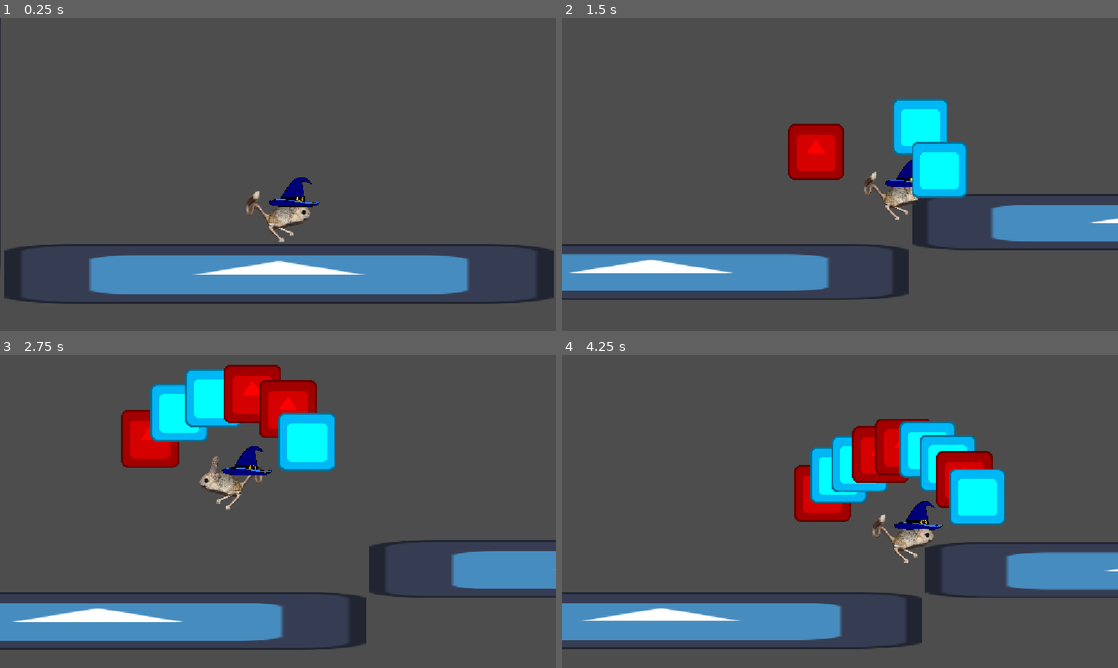
Above: before the commit, frames 1-4 (two rows, left to right).
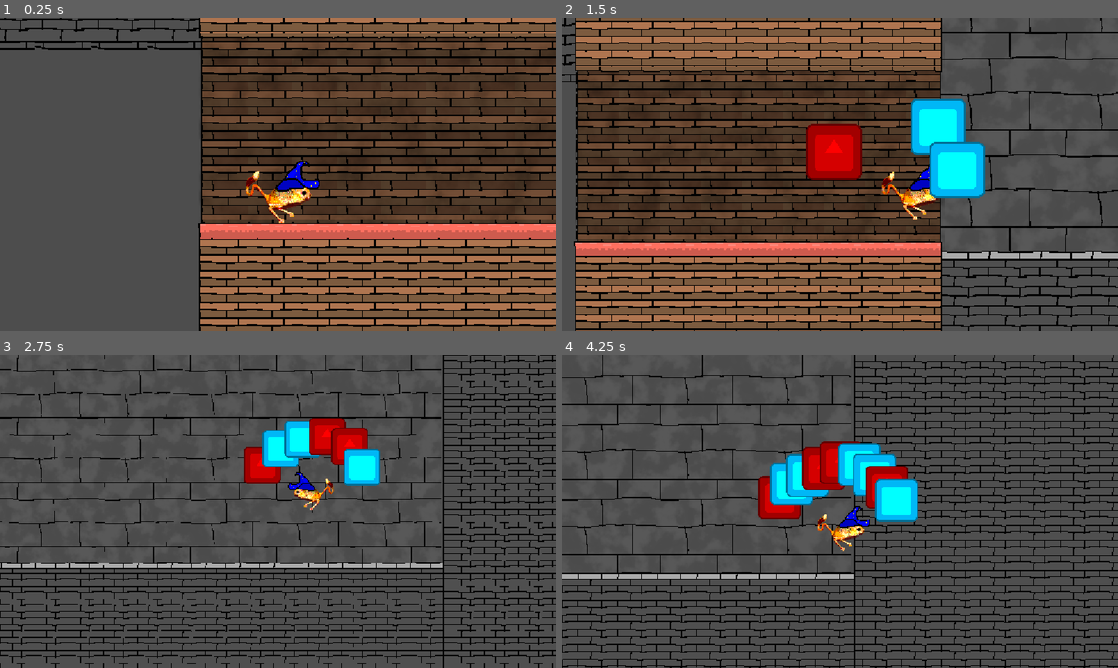
Above: after the commit, the same moments.

Repository: Kaplin86/magical-jerboa
Game: Godot game, scene res://scenes/main.tscn
Two runs of this game, one before a commit and one after it. Both use one fixed random seed, a clock stepped at 60 frames per second and the inputs below. Before the commit the project starts from res://testiung.tscn. The engine's default icon, where the game draws it, is replaced by a stand-in: a white triangle on a blue panel in a dark square.
Inputs (mouse positions are in pixels of both pictures, inside the frame that each line leads up to):
- Up to frame 1 (0.25 s): no input
- Up to frame 2 (1.5 s): tap Enter at 0.5 s; move the mouse to (962, 158) at 0.52 s; hold Right (right) from 0.53 s (still down); tap Q (a) at 0.6 s; click (962, 158) at 0.67 s; tap Up at 0.77 s; tap E (b) at 0.8, 1.35 s; move the mouse to (728, 190) at 1.27 s
- Up to frame 3 (2.75 s): tap Up at 1.52 s; tap Q (a) at 1.55, 2.1 s; move the mouse to (333, 442) at 2.02 s; release Right (right) at 2.03 s; hold Left (left) from 2.03 s (still down); tap E (b) at 2.3 s
- Up to frame 4 (4.25 s): move the mouse to (812, 574) at 2.77 s; release Left (left) at 2.78 s; hold Right (right) from 2.78 s (still down); tap E (b) at 2.85, 3.8 s; click (812, 574) at 2.92 s; tap Up at 3.02, 3.77 s; tap Q (a) at 3.05 s; move the mouse to (1006, 558) at 3.52 s; tap Alt at 3.6 s

The runs differ from the first frame. In frame 1, 68% of the frame differs, in the area x 0-100%, y 0-100%; in frame 2, 74%; in frame 3, 38%; in frame 4, 39%.

Commit message:
cool walls

Diff:
--- a/project.godot
+++ b/project.godot
@@ -11,7 +11,7 @@
 [application]
 
 config/name="Magical Jerboa"
-run/main_scene="uid://dfbfddv37wwsi"
+run/main_scene="uid://qncvxxlewi13"
 config/features=PackedStringArray("4.7", "Forward Plus")
 config/icon="res://icon.svg"
 
@@ -74,4 +74,5 @@
 
 [rendering]
 
+textures/canvas_textures/default_texture_filter=0
 rendering_device/driver.windows="d3d12"
--- /dev/null
+++ b/scenes/inbetween_room.tscn
@@ -0,0 +1,112 @@
+[gd_scene format=3 uid="uid://bwocctxqtkuur"]
+
+[ext_resource type="Texture2D" uid="uid://48i25xi4mnf2" path="res://art/wood.png" id="1_hopku"]
+[ext_resource type="Texture2D" uid="uid://cpx5gkeslh2fr" path="res://art/carpetwood.png" id="2_8vh44"]
+[ext_resource type="Script" uid="uid://cpb23m2i0m2f8" path="res://scripts/zoomTrigger.gd" id="3_8vh44"]
+
+[sub_resource type="Gradient" id="Gradient_62yky"]
+offsets = PackedFloat32Array(0, 0.448, 1)
+colors = PackedColorArray(0, 0, 0, 0.32156864, 0, 0, 0, 0.05882353, 1, 1, 1, 0)
+
+[sub_resource type="FastNoiseLite" id="FastNoiseLite_mm1bc"]
+frequency = 0.0106
+
+[sub_resource type="NoiseTexture2D" id="NoiseTexture2D_8vh44"]
+noise = SubResource("FastNoiseLite_mm1bc")
+color_ramp = SubResource("Gradient_62yky")
+seamless = true
+
+[sub_resource type="RectangleShape2D" id="RectangleShape2D_4kxuq"]
+size = Vector2(843.5, 431)
+
+[sub_resource type="RectangleShape2D" id="RectangleShape2D_rk65x"]
+size = Vector2(43, 402)
+
+[node name="InbetweenRoom" type="Node2D" unique_id=142929678]
+
+[node name="NinePatchRect" type="NinePatchRect" parent="." unique_id=971323436]
+self_modulate = Color(0.6536162, 0.6536162, 0.6536162, 1)
+offset_left = -417.0
+offset_top = -238.0
+offset_right = 437.0
+offset_bottom = 190.0
+texture = ExtResource("1_hopku")
+region_rect = Rect2(0, 0, 116.53415, 81.42607)
+patch_margin_left = 8
+patch_margin_top = 16
+patch_margin_right = 14
+patch_margin_bottom = 13
+axis_stretch_horizontal = 1
+axis_stretch_vertical = 1
+
+[node name="TextureRect" type="TextureRect" parent="NinePatchRect" unique_id=1679441805]
+layout_mode = 1
+anchors_preset = 15
+anchor_right = 1.0
+anchor_bottom = 1.0
+grow_horizontal = 2
+grow_vertical = 2
+texture = SubResource("NoiseTexture2D_8vh44")
+stretch_mode = 1
+
+[node name="NinePatchRect2" type="NinePatchRect" parent="." unique_id=967874731]
+offset_left = -421.0
+offset_top = 182.0
+offset_right = 436.0
+offset_bottom = 2509.0
+texture = ExtResource("2_8vh44")
+region_rect = Rect2(0, 0, 114.42381, 81.42607)
+patch_margin_left = 8
+patch_margin_top = 35
+patch_margin_right = 10
+patch_margin_bottom = 13
+axis_stretch_horizontal = 1
+axis_stretch_vertical = 1
+
+[node name="NinePatchRect3" type="NinePatchRect" parent="." unique_id=410349252]
+offset_left = -421.0
+offset_top = -2532.0
+offset_right = 436.0
+offset_bottom = -205.0
+texture = ExtResource("2_8vh44")
+region_rect = Rect2(0, 0, 114.42381, 81.42607)
+patch_margin_left = 8
+patch_margin_top = 35
+patch_margin_right = 10
+patch_margin_bottom = 13
+axis_stretch_horizontal = 1
+axis_stretch_vertical = 1
+
+[node name="Marker2D" type="Marker2D" parent="." unique_id=1863257967]
+position = Vector2(427, -25)
+
+[node name="StaticBody2D" type="StaticBody2D" parent="." unique_id=423370055]
+
+[node name="CollisionShape2D" type="CollisionShape2D" parent="StaticBody2D" unique_id=362338044]
+position = Vector2(4.25, 400.5)
+shape = SubResource("RectangleShape2D_4kxuq")
+
+[node name="CollisionShape2D2" type="CollisionShape2D" parent="StaticBody2D" unique_id=644645259]
+position = Vector2(5, -429)
+shape = SubResource("RectangleShape2D_4kxuq")
+
+[node name="Area2D" type="Area2D" parent="." unique_id=393896473]
+position = Vector2(-393, -16)
+script = ExtResource("3_8vh44")
+zoom = 1.5
+
+[node name="CollisionShape2D" type="CollisionShape2D" parent="Area2D" unique_id=721198381]
+shape = SubResource("RectangleShape2D_rk65x")
+
+[node name="Area2D2" type="Area2D" parent="." unique_id=1387867911]
+position = Vector2(405, -16)
+script = ExtResource("3_8vh44")
+zoom = 1.5
+
+[node name="CollisionShape2D" type="CollisionShape2D" parent="Area2D2" unique_id=300450775]
+shape = SubResource("RectangleShape2D_rk65x")
+
+[connection signal="area_entered" from="Area2D" to="Area2D" method="_on_area_entered"]
+[connection signal="body_entered" from="Area2D" to="Area2D" method="_on_body_entered"]
+[connection signal="area_entered" from="Area2D2" to="Area2D2" method="_on_area_entered"]
+[connection signal="body_entered" from="Area2D2" to="Area2D2" method="_on_body_entered"]
--- /dev/null
+++ b/scenes/main.tscn
@@ -0,0 +1,22 @@
+[gd_scene format=3 uid="uid://qncvxxlewi13"]
+
+[ext_resource type="PackedScene" uid="uid://bihvc4rrlp2ua" path="res://scenes/rooms/bigJumpRoomOne.tscn" id="1_o5qli"]
+[ext_resource type="PackedScene" uid="uid://djpj3uvtlnmfa" path="res://scenes/player/jerboa.tscn" id="2_sugp2"]
+[ext_resource type="Script" uid="uid://vymndjqb0srr" path="res://scripts/spellManager.gd" id="3_jyhfs"]
+[ext_resource type="PackedScene" uid="uid://bwocctxqtkuur" path="res://scenes/inbetween_room.tscn" id="4_jyhfs"]
+
+[node name="Node2D" type="Node2D" unique_id=1805573875]
+
+[node name="BigJumpRoom" parent="." unique_id=684584116 instance=ExtResource("1_o5qli")]
+position = Vector2(879, 539)
+
+[node name="InbetweenRoom" parent="." unique_id=142929678 instance=ExtResource("4_jyhfs")]
+position = Vector2(-411, 427)
+
+[node name="CharacterBody2D" parent="." unique_id=587312162 instance=ExtResource("2_sugp2")]
+position = Vector2(-661, 433)
+
+[node name="Node2D" type="Node2D" parent="." unique_id=173448424 node_paths=PackedStringArray("jerboa")]
+position = Vector2(-661, 433)
+script = ExtResource("3_jyhfs")
+jerboa = NodePath("../CharacterBody2D")
--- /dev/null
+++ b/scenes/player/jerboa.tscn
@@ -0,0 +1,32 @@
+[gd_scene format=3 uid="uid://djpj3uvtlnmfa"]
+
+[ext_resource type="Script" uid="uid://wagjw523qaxp" path="res://scripts/jerboa.gd" id="1_38uba"]
+[ext_resource type="Texture2D" uid="uid://blpre7sj5d5qq" path="res://tempAssetsReplaceLater/largest-jerb.png" id="2_c6qlh"]
+[ext_resource type="Texture2D" uid="uid://5yl3tp6intq6" path="res://tempAssetsReplaceLater/magician-41104_1280.png" id="3_r3oju"]
+
+[sub_resource type="CapsuleShape2D" id="CapsuleShape2D_4kxuq"]
+radius = 34.0
+height = 118.0
+
+[node name="CharacterBody2D" type="CharacterBody2D" unique_id=587312162]
+script = ExtResource("1_38uba")
+
+[node name="RemoteTransform2D" type="RemoteTransform2D" parent="." unique_id=1798339457]
+remote_path = NodePath("../../Node2D")
+
+[node name="Icon" type="Sprite2D" parent="." unique_id=1861237874]
+scale = Vector2(0.3563478, 0.3563478)
+texture = ExtResource("2_c6qlh")
+
+[node name="Magician411041280" type="Sprite2D" parent="Icon" unique_id=2145412780]
+position = Vector2(126.2811, -112.24987)
+scale = Vector2(2.62, 2.62)
+texture = ExtResource("3_r3oju")
+region_enabled = true
+region_rect = Rect2(0, 0, 116, 75)
+
+[node name="CollisionShape2D" type="CollisionShape2D" parent="." unique_id=1821167353]
+shape = SubResource("CapsuleShape2D_4kxuq")
+
+[node name="Camera2D" type="Camera2D" parent="." unique_id=55762337]
+position_smoothing_enabled = true
--- /dev/null
+++ b/scenes/rooms/bigJumpRoomOne.tscn
@@ -0,0 +1,119 @@
+[gd_scene format=3 uid="uid://bihvc4rrlp2ua"]
+
+[ext_resource type="Texture2D" uid="uid://ct0vgv2anombl" path="res://art/graybricks.png" id="1_jrf43"]
+[ext_resource type="Texture2D" uid="uid://bxfxagedwy05l" path="res://art/ninceslice.png" id="2_y45pq"]
+[ext_resource type="Script" uid="uid://cpb23m2i0m2f8" path="res://scripts/zoomTrigger.gd" id="3_r2y5t"]
+
+[sub_resource type="Gradient" id="Gradient_r2y5t"]
+offsets = PackedFloat32Array(0, 0.448, 1)
+colors = PackedColorArray(0, 0, 0, 0.12941177, 0.04, 0.04, 0.04, 0.1242353, 1, 1, 1, 0)
+
+[sub_resource type="FastNoiseLite" id="FastNoiseLite_38p6l"]
+frequency = 0.0106
+
+[sub_resource type="NoiseTexture2D" id="NoiseTexture2D_y45pq"]
+noise = SubResource("FastNoiseLite_38p6l")
+color_ramp = SubResource("Gradient_r2y5t")
+seamless = true
+
+[sub_resource type="RectangleShape2D" id="RectangleShape2D_4kxuq"]
+size = Vector2(1802, 658)
+
+[sub_resource type="RectangleShape2D" id="RectangleShape2D_y45pq"]
+size = Vector2(1802, 4413)
+
+[sub_resource type="RectangleShape2D" id="RectangleShape2D_r2y5t"]
+size = Vector2(1802, 3350.5)
+
+[sub_resource type="RectangleShape2D" id="RectangleShape2D_mti6b"]
+size = Vector2(43, 402)
+
+[node name="BigJumpRoom" type="Node2D" unique_id=684584116]
+
+[node name="Graybricks" type="TextureRect" parent="." unique_id=904852811]
+offset_left = -893.0
+offset_top = -3323.0
+offset_right = 898.0
+offset_bottom = 107.0
+texture = ExtResource("1_jrf43")
+stretch_mode = 1
+
+[node name="TextureRect" type="TextureRect" parent="Graybricks" unique_id=1993007014]
+layout_mode = 1
+anchors_preset = 15
+anchor_right = 1.0
+anchor_bottom = 1.0
+grow_horizontal = 2
+grow_vertical = 2
+texture = SubResource("NoiseTexture2D_y45pq")
+stretch_mode = 1
+
+[node name="EntrancePoint" type="Marker2D" parent="." unique_id=294045691]
+position = Vector2(-862, -137)
+
+[node name="NinePatchRect" type="NinePatchRect" parent="." unique_id=1687841112]
+offset_left = -897.0
+offset_top = 93.0
+offset_right = 967.0
+offset_bottom = 744.0
+texture = ExtResource("2_y45pq")
+region_rect = Rect2(2.78, 1.113, 134.75, 95.603)
+patch_margin_left = 10
+patch_margin_top = 28
+patch_margin_right = 6
+patch_margin_bottom = 23
+axis_stretch_horizontal = 1
+axis_stretch_vertical = 1
+
+[node name="NinePatchRect2" type="NinePatchRect" parent="." unique_id=178422450]
+offset_left = 905.0
+offset_top = -3654.0
+offset_right = 2702.0
+offset_bottom = 745.0
+texture = ExtResource("2_y45pq")
+region_rect = Rect2(2.78, 1.113, 134.75, 95.603)
+patch_margin_left = 10
+patch_margin_top = 28
+patch_margin_right = 6
+patch_margin_bottom = 23
+axis_stretch_horizontal = 1
+axis_stretch_vertical = 1
+
+[node name="NinePatchRect3" type="NinePatchRect" parent="." unique_id=4435852]
+offset_left = -2659.0
+offset_top = -3654.0
+offset_right = -862.0
+offset_bottom = -295.0
+texture = ExtResource("2_y45pq")
+region_rect = Rect2(2.78, 1.113, 134.75, 95.603)
+patch_margin_left = 10
+patch_margin_top = 28
+patch_margin_right = 6
+patch_margin_bottom = 23
+axis_stretch_horizontal = 1
+axis_stretch_vertical = 1
+
+[node name="StaticBody2D" type="StaticBody2D" parent="." unique_id=1998722628]
+
+[node name="CollisionShape2D" type="CollisionShape2D" parent="StaticBody2D" unique_id=120906191]
+position = Vector2(11, 419)
+shape = SubResource("RectangleShape2D_4kxuq")
+
+[node name="CollisionShape2D2" type="CollisionShape2D" parent="StaticBody2D" unique_id=961349340]
+position = Vector2(1801, -1450.5)
+shape = SubResource("RectangleShape2D_y45pq")
+
+[node name="CollisionShape2D3" type="CollisionShape2D" parent="StaticBody2D" unique_id=1158761562]
+position = Vector2(-1743, -1979.25)
+shape = SubResource("RectangleShape2D_r2y5t")
+
+[node name="Area2D" type="Area2D" parent="." unique_id=1912500670]
+position = Vector2(-782, -115)
+script = ExtResource("3_r2y5t")
+zoom = 0.735
+
+[node name="CollisionShape2D" type="CollisionShape2D" parent="Area2D" unique_id=30821577]
+shape = SubResource("RectangleShape2D_mti6b")
+
+[connection signal="area_entered" from="Area2D" to="Area2D" method="_on_area_entered"]
+[connection signal="body_entered" from="Area2D" to="Area2D" method="_on_body_entered"]
--- a/scripts/jerboa.gd
+++ b/scripts/jerboa.gd
@@ -5,6 +5,7 @@
 var horizSpeed = 300
 
 var left = false
+var flatlineZoom = 1
 
 func _physics_process(delta: float) -> void:
 	if is_on_floor():
@@ -20,9 +21,9 @@
 	if !is_on_floor():
 		velocity += get_gravity()
 
-	$Icon.flip_h = velocity.x < 0
+	$Icon.scale.x = lerp(-0.356,0.356,!left)
 	move_and_slide()
 
 	var dist = lerp(0.0,-0.5,(global_position.distance_to($Camera2D.get_screen_center_position()) / 700.0))
 	#print($Camera2D.get_screen_center_position())
-	$Camera2D.zoom = lerp($Camera2D.zoom, Vector2.ONE * (dist + 1), delta * 3)
+	$Camera2D.zoom = lerp($Camera2D.zoom, Vector2.ONE * (dist + flatlineZoom), delta * 3)
--- a/scripts/spellManager.gd
+++ b/scripts/spellManager.gd
@@ -28,6 +28,7 @@
 			new.jerboa = jerboa
 			add_sibling(new)
 
+		print("cast")
 		inputStream.clear()
 		for I in get_children(): I.queue_free()
 
--- a/scripts/stairwaycreation.gd
+++ b/scripts/stairwaycreation.gd
@@ -5,3 +5,5 @@
 		global_position = jerboa.global_position + Vector2(250,0)
 	else:
 		global_position = jerboa.global_position - Vector2(250,0)
+	await get_tree().create_timer(20).timeout
+	queue_free()
--- /dev/null
+++ b/scripts/zoomTrigger.gd
@@ -0,0 +1,7 @@
+extends Area2D
+
+@export var zoom = 1.0
+
+func _on_body_entered(body: Node2D) -> void:
+	if body is JerboaPlayer:
+		body.flatlineZoom = zoom
--- a/testiung.tscn
+++ b/testiung.tscn
@@ -1,10 +1,22 @@
 [gd_scene format=3 uid="uid://dfbfddv37wwsi"]
 
+[ext_resource type="Texture2D" uid="uid://ct0vgv2anombl" path="res://art/graybricks.png" id="1_us06y"]
 [ext_resource type="Texture2D" uid="uid://btgbchle10jm5" path="res://icon.svg" id="1_ydm5q"]
-[ext_resource type="Script" uid="uid://wagjw523qaxp" path="res://scripts/jerboa.gd" id="2_tv4r8"]
-[ext_resource type="Texture2D" uid="uid://blpre7sj5d5qq" path="res://tempAssetsReplaceLater/largest-jerb.png" id="3_e7e8d"]
-[ext_resource type="Texture2D" uid="uid://5yl3tp6intq6" path="res://tempAssetsReplaceLater/magician-41104_1280.png" id="4_kucxm"]
+[ext_resource type="Texture2D" uid="uid://bxfxagedwy05l" path="res://art/ninceslice.png" id="2_m17jy"]
+[ext_resource type="PackedScene" uid="uid://djpj3uvtlnmfa" path="res://scenes/player/jerboa.tscn" id="4_o3a68"]
 [ext_resource type="Script" uid="uid://vymndjqb0srr" path="res://scripts/spellManager.gd" id="5_o3a68"]
+
+[sub_resource type="Gradient" id="Gradient_75yfb"]
+offsets = PackedFloat32Array(0, 0.448, 1)
+colors = PackedColorArray(0, 0, 0, 0.12941177, 0.04, 0.04, 0.04, 0.1242353, 1, 1, 1, 0)
+
+[sub_resource type="FastNoiseLite" id="FastNoiseLite_axs37"]
+frequency = 0.0106
+
+[sub_resource type="NoiseTexture2D" id="NoiseTexture2D_mti6b"]
+noise = SubResource("FastNoiseLite_axs37")
+color_ramp = SubResource("Gradient_75yfb")
+seamless = true
 
 [sub_resource type="RectangleShape2D" id="RectangleShape2D_4kxuq"]
 size = Vector2(129.72682, 131)
@@ -12,20 +24,46 @@
 [sub_resource type="RectangleShape2D" id="RectangleShape2D_o3a68"]
 size = Vector2(129.72682, 131)
 
-[sub_resource type="CapsuleShape2D" id="CapsuleShape2D_4kxuq"]
-radius = 34.0
-height = 118.0
-
 [node name="Node2D" type="Node2D" unique_id=1532642784]
 
-[node name="Icon" type="Sprite2D" parent="." unique_id=701989446]
-position = Vector2(579, 660)
-scale = Vector2(9.265625, 1)
-texture = ExtResource("1_ydm5q")
-
-[node name="StaticBody2D" type="StaticBody2D" parent="Icon" unique_id=243377160]
-
-[node name="CollisionShape2D" type="CollisionShape2D" parent="Icon/StaticBody2D" unique_id=525916528]
+[node name="Graybricks" type="TextureRect" parent="." unique_id=2099549265]
+offset_left = -45.0
+offset_top = -2719.0
+offset_right = 6570.0
+offset_bottom = 711.0
+texture = ExtResource("1_us06y")
+stretch_mode = 1
+
+[node name="TextureRect" type="TextureRect" parent="Graybricks" unique_id=1644749539]
+layout_mode = 1
+anchors_preset = 15
+anchor_right = 1.0
+anchor_bottom = 1.0
+grow_horizontal = 2
+grow_vertical = 2
+texture = SubResource("NoiseTexture2D_mti6b")
+stretch_mode = 1
+
+[node name="NinePatchRect" type="NinePatchRect" parent="." unique_id=780359705]
+modulate = Color(1.3991334, 1.3991334, 1.3991334, 1)
+offset_left = -19.0
+offset_top = 590.0
+offset_right = 1179.0
+offset_bottom = 1717.0
+texture = ExtResource("2_m17jy")
+region_rect = Rect2(2.78, 1.113, 134.75, 95.603)
+patch_margin_left = 10
+patch_margin_top = 28
+patch_margin_right = 6
+patch_margin_bottom = 23
+axis_stretch_horizontal = 1
+axis_stretch_vertical = 1
+
+[node name="StaticBody2D" type="StaticBody2D" parent="NinePatchRect" unique_id=243377160]
+position = Vector2(598, 70)
+scale = Vector2(9.265625, 1)
+
+[node name="CollisionShape2D" type="CollisionShape2D" parent="NinePatchRect/StaticBody2D" unique_id=525916528]
 position = Vector2(0.107925415, -2.5)
 shape = SubResource("RectangleShape2D_4kxuq")
 
@@ -40,6 +78,50 @@
 position = Vector2(0.107925415, -2.5)
 shape = SubResource("RectangleShape2D_4kxuq")
 
+[node name="Icon7" type="Sprite2D" parent="." unique_id=1961083988]
+position = Vector2(4229, -635)
+scale = Vector2(9.265625, 1)
+texture = ExtResource("1_ydm5q")
+
+[node name="StaticBody2D" type="StaticBody2D" parent="Icon7" unique_id=34051513]
+
+[node name="CollisionShape2D" type="CollisionShape2D" parent="Icon7/StaticBody2D" unique_id=751370664]
+position = Vector2(0.107925415, -2.5)
+shape = SubResource("RectangleShape2D_4kxuq")
+
+[node name="Icon8" type="Sprite2D" parent="." unique_id=445359798]
+position = Vector2(5380, -647)
+scale = Vector2(9.265625, 1)
+texture = ExtResource("1_ydm5q")
+
+[node name="StaticBody2D" type="StaticBody2D" parent="Icon8" unique_id=62880960]
+
+[node name="CollisionShape2D" type="CollisionShape2D" parent="Icon8/StaticBody2D" unique_id=642612480]
+position = Vector2(0.107925415, -2.5)
+shape = SubResource("RectangleShape2D_4kxuq")
+
+[node name="Icon9" type="Sprite2D" parent="." unique_id=554573209]
+position = Vector2(5863, -769)
+scale = Vector2(9.265625, 1)
+texture = ExtResource("1_ydm5q")
+
+[node name="StaticBody2D" type="StaticBody2D" parent="Icon9" unique_id=251266595]
+
+[node name="CollisionShape2D" type="CollisionShape2D" parent="Icon9/StaticBody2D" unique_id=176480084]
+position = Vector2(0.107925415, -2.5)
+shape = SubResource("RectangleShape2D_4kxuq")
+
+[node name="Icon10" type="Sprite2D" parent="." unique_id=1572947180]
+position = Vector2(5856, -855)
+scale = Vector2(9.265625, 1)
+texture = ExtResource("1_ydm5q")
+
+[node name="StaticBody2D" type="StaticBody2D" parent="Icon10" unique_id=1810756904]
+
+[node name="CollisionShape2D" type="CollisionShape2D" parent="Icon10/StaticBody2D" unique_id=2130141062]
+position = Vector2(0.107925415, -2.5)
+shape = SubResource("RectangleShape2D_4kxuq")
+
 [node name="Icon6" type="Sprite2D" parent="." unique_id=796640925]
 position = Vector2(2959, -97)
 scale = Vector2(9.265625, 1)
@@ -52,14 +134,14 @@
 shape = SubResource("RectangleShape2D_o3a68")
 one_way_collision = true
 
-[node name="Icon7" type="Sprite2D" parent="." unique_id=199032642]
-position = Vector2(4201, -620)
-scale = Vector2(9.265625, 1)
-texture = ExtResource("1_ydm5q")
-
-[node name="StaticBody2D" type="StaticBody2D" parent="Icon7" unique_id=1484129986]
-
-[node name="CollisionShape2D" type="CollisionShape2D" parent="Icon7/StaticBody2D" unique_id=2078812448]
+[node name="Icon11" type="Sprite2D" parent="." unique_id=1633973370]
+position = Vector2(4779, -1264)
+scale = Vector2(9.265625, 1)
+texture = ExtResource("1_ydm5q")
+
+[node name="StaticBody2D" type="StaticBody2D" parent="Icon11" unique_id=1618418132]
+
+[node name="CollisionShape2D" type="CollisionShape2D" parent="Icon11/StaticBody2D" unique_id=1054621993]
 position = Vector2(0.107925415, -2.5)
 shape = SubResource("RectangleShape2D_o3a68")
 one_way_collision = true
@@ -88,6 +170,18 @@
 position = Vector2(0.107925415, -2.5)
 shape = SubResource("RectangleShape2D_4kxuq")
 
+[node name="Icon12" type="Sprite2D" parent="." unique_id=611901302]
+position = Vector2(5317, -1796)
+rotation = 1.5707964
+scale = Vector2(9.265625, 1)
+texture = ExtResource("1_ydm5q")
+
+[node name="StaticBody2D" type="StaticBody2D" parent="Icon12" unique_id=46088201]
+
+[node name="CollisionShape2D" type="CollisionShape2D" parent="Icon12/StaticBody2D" unique_id=1254264818]
+position = Vector2(0.107925415, -2.5)
+shape = SubResource("RectangleShape2D_4kxuq")
+
 [node name="Icon3" type="Sprite2D" parent="." unique_id=821920323]
 position = Vector2(2959, 434)
 scale = Vector2(9.265625, 1)
@@ -99,29 +193,10 @@
 position = Vector2(0.107925415, -2.5)
 shape = SubResource("RectangleShape2D_4kxuq")
 
-[node name="CharacterBody2D" type="CharacterBody2D" parent="." unique_id=1022999644]
+[node name="CharacterBody2D" parent="." unique_id=587312162 instance=ExtResource("4_o3a68")]
 position = Vector2(577, 323)
-script = ExtResource("2_tv4r8")
-
-[node name="RemoteTransform2D" type="RemoteTransform2D" parent="CharacterBody2D" unique_id=337905870]
-remote_path = NodePath("../../Node2D")
-
-[node name="Icon" type="Sprite2D" parent="CharacterBody2D" unique_id=1747218703]
-scale = Vector2(0.3563478, 0.3563478)
-texture = ExtResource("3_e7e8d")
-
-[node name="Magician411041280" type="Sprite2D" parent="CharacterBody2D/Icon" unique_id=834026802]
-position = Vector2(98.21864, -140.31235)
-scale = Vector2(0.24098268, 0.15015292)
-texture = ExtResource("4_kucxm")
-
-[node name="CollisionShape2D" type="CollisionShape2D" parent="CharacterBody2D" unique_id=651467562]
-shape = SubResource("CapsuleShape2D_4kxuq")
-
-[node name="Camera2D" type="Camera2D" parent="CharacterBody2D" unique_id=1476995843]
-position_smoothing_enabled = true
 
 [node name="Node2D" type="Node2D" parent="." unique_id=135685244 node_paths=PackedStringArray("jerboa")]
 position = Vector2(577, 323)
 script = ExtResource("5_o3a68")
-jerboa = NodePath("../CharacterBody2D")
+jerboa = NodePath("")
Binary file added: art/carpetwood.png
Not shown, added: art/carpetwood.png.import
Binary file added: art/graybricks.png
Not shown, added: art/graybricks.png.import
Binary file added: art/ninceslice.png
Not shown, added: art/ninceslice.png.import
Binary file added: art/oneway.png
Not shown, added: art/oneway.png.import
Binary file added: art/wood.png
Not shown, added: art/wood.png.import
Not shown, added: scripts/zoomTrigger.gd.uid
Binary file changed: tempAssetsReplaceLater/largest-jerb.png
(and 2 more such lines)
